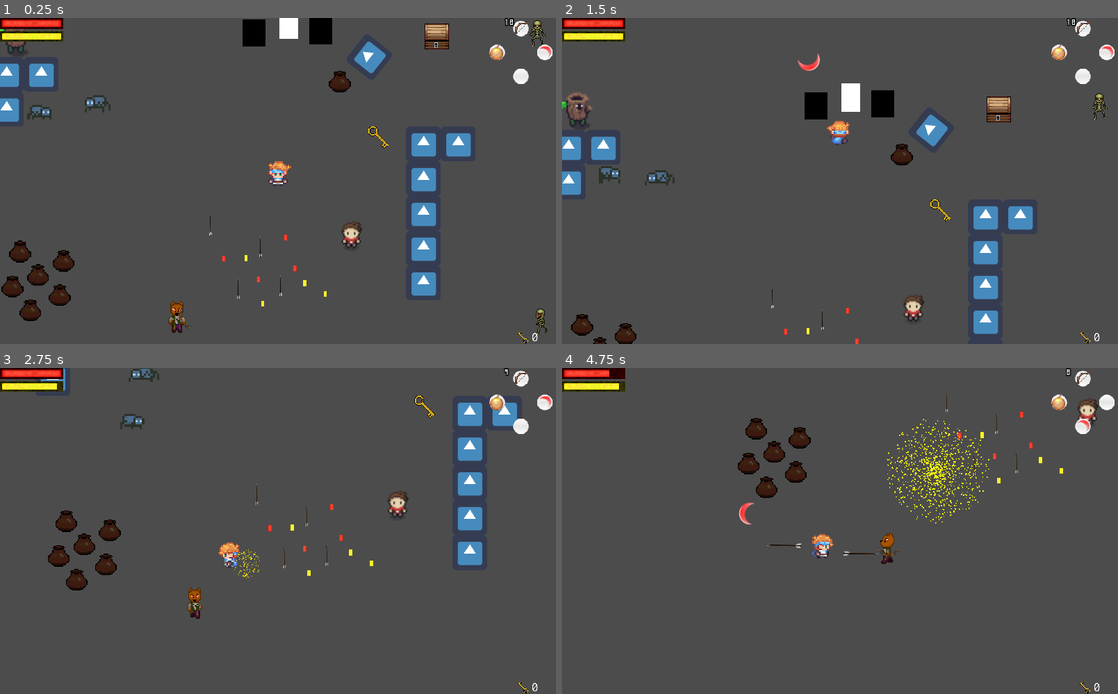
Above: before the commit, frames 1-4 (two rows, left to right).
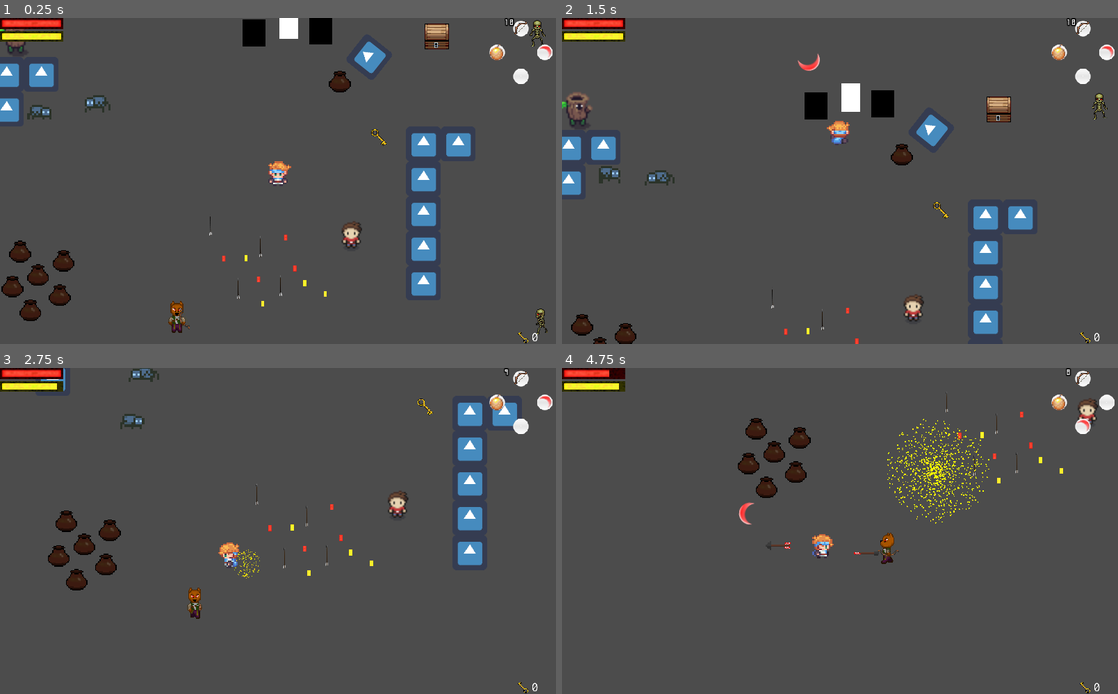
Above: after the commit, the same moments.

Repository: THESTICK16/Spirit-of-the-Unseen-prototype
Game: Godot game, scene res://TestResources/TestRoom.tscn
Two runs of this game, one before a commit and one after it. Both use one fixed random seed, a clock stepped at 60 frames per second and the inputs below. The engine's default icon, where the game draws it, is replaced by a stand-in: a white triangle on a blue panel in a dark square.
Inputs (mouse positions are in pixels of both pictures, inside the frame that each line leads up to):
- Up to frame 1 (0.25 s): no input
- Up to frame 2 (1.5 s): tap Enter (ui_accept) at 0.5, 0.77 s; move the mouse to (812, 246) at 0.52 s; hold Up (ui_up) from 0.53 s (still down); tap L (a) at 0.6 s; click (812, 246) at 0.67 s; tap K (b) at 0.8, 1.35 s; move the mouse to (1006, 229) at 1.27 s
- Up to frame 3 (2.75 s): tap Enter (ui_accept) at 1.52 s; tap P (x) at 1.55, 2.1 s; move the mouse to (111, 482) at 2.02 s; release Up (ui_up) at 2.03 s; hold Left (ui_left) from 2.03 s (still down); tap O (y) at 2.3 s
- Up to frame 4 (4.75 s): move the mouse to (867, 531) at 2.77 s; tap O (y) at 2.85 s; click (867, 531) at 2.92 s; tap Enter (ui_accept) at 3.02, 3.77, 4.52 s; tap L (a) at 3.05, 3.6 s; move the mouse to (756, 449) at 3.52 s; release Left (ui_left) at 3.53 s; hold Down (ui_down) 3.53-4.28 s; tap K (b) at 3.8, 4.35 s; tap Escape (pause) at 4.15 s; move the mouse to (962, 514) at 4.27 s; hold Right (ui_right) from 4.28 s (still down); tap P (x) at 4.55 s

The runs differ from the first frame. In frame 1, less than 0.1% of the frame differs, in the area x 66-70%, y 33-41%; in frame 2, less than 0.1%; in frame 3, less than 0.1%; in frame 4, 0.1%, in the area x 36-57%, y 53-58%.

Commit message:
Updated the arrow sprite and functionality

Diff:
--- a/Refills/KeyStatRefill.tscn
+++ b/Refills/KeyStatRefill.tscn
@@ -7,4 +7,5 @@
 refill_stat_name = "dungeon_keys"
 
 [node name="Sprite" parent="." index="1"]
+scale = Vector2( 0.75, 0.75 )
 texture = ExtResource( 1 )
--- a/UI/Menus/MenuController.gd
+++ b/UI/Menus/MenuController.gd
@@ -32,7 +32,7 @@
 func _unhandled_input(event):
 	if PauseController.is_paused() and (Input.is_action_just_pressed("pause") or (Input.is_action_just_pressed("b") and displayed_menu == main_menu)):
 		call_deferred("close_menu")
-	elif Input.is_action_just_pressed("b"):
+	elif Input.is_action_just_pressed("b") and not PauseController.is_paused():
 		self.displayed_menu = main_menu #Fix this so it goes back one layer at a time (only if relevant)
 
 
--- a/Weapons/Arrow.gd
+++ b/Weapons/Arrow.gd
@@ -9,6 +9,7 @@
 	start_direction = fix_direction()
 	rotate(set_rotation_direction())
 
+
 func _physics_process(delta):
 	if !hit:
 		velocity = start_direction * speed
@@ -17,10 +18,11 @@
 	if collision != null:
 		hit = true
 		velocity = Vector2.ZERO
+		animated_sprite.stop()
 #		get_parent().remove_child(self)
 #		collision.collider.add_child(self)
 #		queue_free()
-		$AnimatedSprite.play("stuck")
+#		$AnimatedSprite.play("stuck")
 
 	if global_position.distance_to(start_position) > max_distance:
 		queue_free()
@@ -61,5 +63,5 @@
 #
 
 
-func _on_AnimatedSprite_animation_finished():
-	queue_free()
+#func _on_AnimatedSprite_animation_finished():
+#	queue_free()
--- a/Weapons/Arrow.tscn
+++ b/Weapons/Arrow.tscn
@@ -1,8 +1,25 @@
-[gd_scene load_steps=7 format=2]
+[gd_scene load_steps=12 format=2]
 
 [ext_resource path="res://CollisionBoxes/HitBox.tscn" type="PackedScene" id=1]
+[ext_resource path="res://Assets/Arrow2.png" type="Texture" id=2]
 [ext_resource path="res://Weapons/Arrow.gd" type="Script" id=3]
 [ext_resource path="res://Assets/arrow.png" type="Texture" id=4]
+
+[sub_resource type="AtlasTexture" id=4]
+atlas = ExtResource( 2 )
+region = Rect2( 0, 0, 32, 32 )
+
+[sub_resource type="AtlasTexture" id=5]
+atlas = ExtResource( 2 )
+region = Rect2( 32, 0, 32, 32 )
+
+[sub_resource type="AtlasTexture" id=6]
+atlas = ExtResource( 2 )
+region = Rect2( 0, 32, 32, 32 )
+
+[sub_resource type="AtlasTexture" id=7]
+atlas = ExtResource( 2 )
+region = Rect2( 32, 32, 32, 32 )
 
 [sub_resource type="SpriteFrames" id=3]
 animations = [ {
@@ -15,10 +32,15 @@
 "loop": false,
 "name": "stuck",
 "speed": 5.0
+}, {
+"frames": [ SubResource( 4 ), SubResource( 5 ), SubResource( 6 ), SubResource( 7 ) ],
+"loop": true,
+"name": "animated_arrow",
+"speed": 10.0
 } ]
 
 [sub_resource type="RectangleShape2D" id=1]
-extents = Vector2( 2, 30.5 )
+extents = Vector2( 2, 18.5 )
 
 [sub_resource type="RectangleShape2D" id=2]
 extents = Vector2( 2, 11.5 )
@@ -37,12 +59,14 @@
 knockback = 100
 
 [node name="AnimatedSprite" type="AnimatedSprite" parent="."]
-scale = Vector2( 0.5, 0.5 )
+scale = Vector2( 2, 2 )
 frames = SubResource( 3 )
-flip_v = true
+animation = "animated_arrow"
+frame = 1
+playing = true
 
 [node name="CollisionShape2D" type="CollisionShape2D" parent="."]
-position = Vector2( -1, 1.5 )
+position = Vector2( -1, 3.5 )
 shape = SubResource( 1 )
 
 [node name="HitBox" parent="." instance=ExtResource( 1 )]
@@ -54,6 +78,4 @@
 position = Vector2( -1, 20.5 )
 shape = SubResource( 2 )
 
-[connection signal="animation_finished" from="AnimatedSprite" to="." method="_on_AnimatedSprite_animation_finished"]
-
 [editable path="HitBox"]
Binary file added: Assets/Arrow2.png
Not shown, added: Assets/Arrow2.png.import
Binary file removed: Assets/LightEffects/LightEffect_01.png
Not shown, removed: Assets/LightEffects/LightEffect_01.png.import
Binary file removed: Assets/LightEffects/LightEffect_02.png
Not shown, removed: Assets/LightEffects/LightEffect_02.png.import
Binary file removed: Assets/LightEffects/LightEffect_03.png
Not shown, removed: Assets/LightEffects/LightEffect_03.png.import
Binary file removed: Assets/LightEffects/LightEffect_04.png
Not shown, removed: Assets/LightEffects/LightEffect_04.png.import
Binary file removed: Assets/LightEffects/LightEffect_05.png
Not shown, removed: Assets/LightEffects/LightEffect_05.png.import
(and 353 more such lines)
